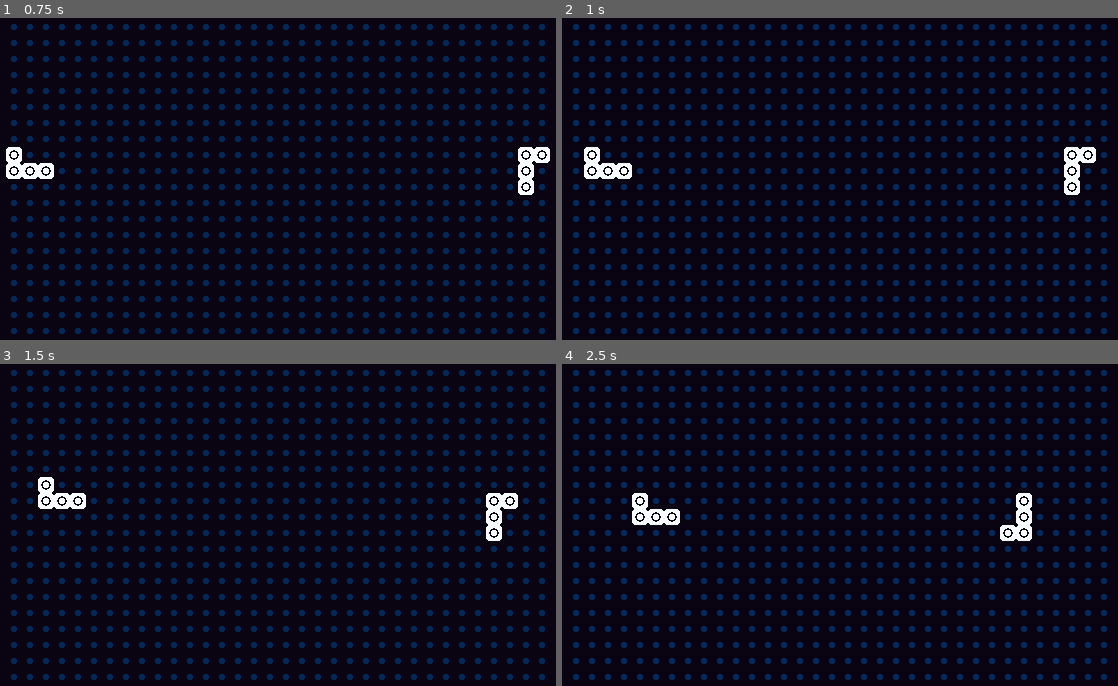
Above: before the commit, frames 1-4 (two rows, left to right).
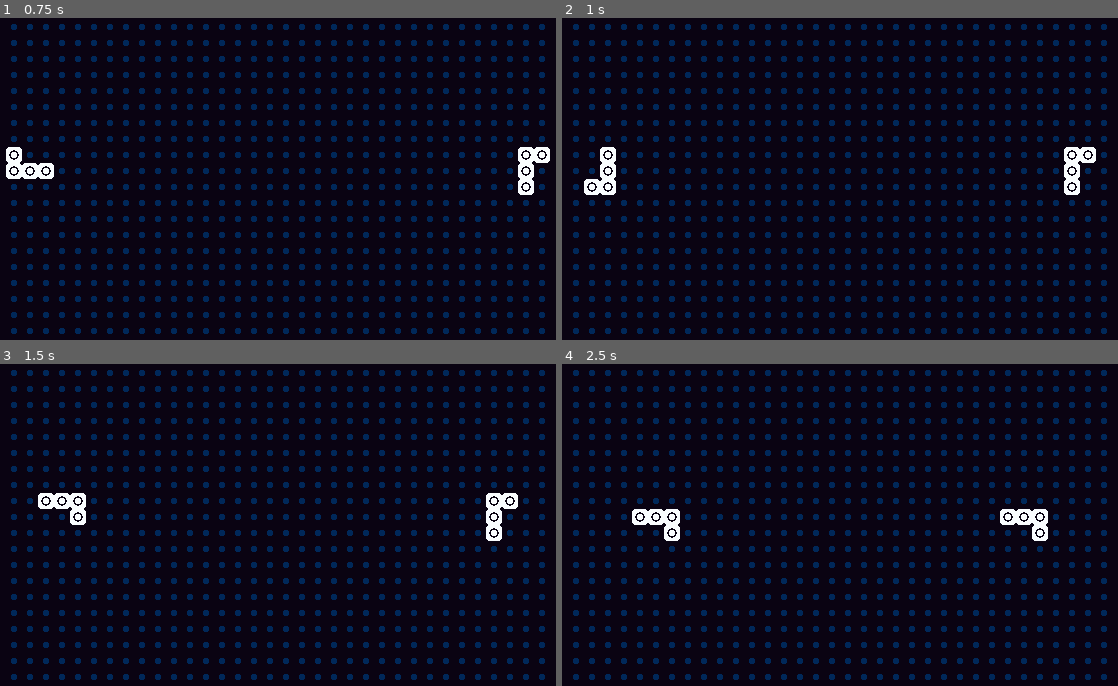
Above: after the commit, the same moments.

Repository: enricllagostera/coop-tetris
Game: Godot game, scene res://Matrix.tscn
The game is run twice, just before and just after one commit, with the same random seed, the same clock (stepped at 60 frames per second) and the same inputs.
Inputs (mouse positions are in pixels of both pictures, inside the frame that each line leads up to):
- Up to frame 1 (0.75 s): tap Enter at 0.5 s; move the mouse to (433, 159) at 0.52 s; hold W (pl_up) from 0.53 s (still down); tap A (pl_rot_c) at 0.6 s; click (433, 159) at 0.67 s
- Up to frame 2 (1 s): keep holding W (pl_up); tap E (pl_rot_cc) at 0.8 s
- Up to frame 3 (1.5 s): tap Space at 1.25 s; move the mouse to (133, 544) at 1.27 s; release W (pl_up) at 1.28 s; hold S (pl_down) from 1.28 s (still down); tap E (pl_rot_cc) at 1.35 s; click (133, 544) at 1.42 s
- Up to frame 4 (2.5 s): tap Right (pr_rot_c) at 1.55, 2.1 s; move the mouse to (912, 438) at 2.02 s; release S (pl_down) at 2.03 s; hold W (pl_up) from 2.03 s (still down); click (912, 438) at 2.17 s; tap P (pr_rot_cc) at 2.3 s

Frame 1 is identical in both runs. In frame 2, 0.7% of the frame differs, in the area x 3-13%, y 40-55%; in frame 3, 0.2%; in frame 4, 0.9%, in the area x 12-88%, y 40-55%.

Commit message:
gamepad support via HTML5 exprot

Diff:
--- a/Matrix.gd
+++ b/Matrix.gd
@@ -142,6 +142,7 @@
 
 
 func _ready():
+	Input.add_joy_mapping("00000000000000000000000000000000,XInput Controller,a:b0,b:b1,back:b6,dpdown:h0.4,dpleft:h0.8,dpright:h0.2,dpup:h0.1,guide:b10,leftshoulder:b4,leftstick:b8,lefttrigger:a2,leftx:a0,lefty:a1,rightshoulder:b5,rightstick:b9,righttrigger:a5,rightx:a3,righty:a4,start:b7,x:b2,y:b3,platform:Android,", true)
 	$TickTimer.wait_time = tick_interval
 	pieces = [0,0]
 	tetro_prefab = load("Tetro.tscn")
@@ -182,6 +183,11 @@
 	pass
 
 
+func _input(ev):
+	if ev is InputEventMouseButton or ev is InputEventJoypadButton:
+		OS.window_fullscreen = true
+	pass
+
 func _process(delta):
 	pieces[0].render()
 	pieces[1].render()
@@ -190,6 +196,8 @@
 		return
 	if Input.is_action_just_released("pl_rot_c"):
 		rotate_tetro(pieces[Game.Player.LEFT], true)
+	if Input.is_action_just_released("pl_rot_cc"):
+		rotate_tetro(pieces[Game.Player.LEFT], false)
 	if Input.is_action_just_released("pl_up"):
 		shift_tetro(pieces[Game.Player.LEFT], Game.Dir.R, Game.Player.LEFT)
 	if Input.is_action_just_released("pl_down"):
@@ -199,6 +207,8 @@
 
 	if Input.is_action_just_released("pr_rot_c"):
 		rotate_tetro(pieces[Game.Player.RIGHT], true)
+	if Input.is_action_just_released("pr_rot_cc"):
+		rotate_tetro(pieces[Game.Player.RIGHT], false)
 	if Input.is_action_just_released("pr_up"):
 		shift_tetro(pieces[Game.Player.RIGHT], Game.Dir.R, Game.Player.RIGHT)
 	if Input.is_action_just_released("pr_down"):
--- a/project.godot
+++ b/project.godot
@@ -34,51 +34,62 @@
 pl_up={
 "deadzone": 0.5,
 "events": [ Object(InputEventKey,"resource_local_to_scene":false,"resource_name":"","device":0,"alt":false,"shift":false,"control":false,"meta":false,"command":false,"pressed":false,"scancode":87,"unicode":0,"echo":false,"script":null)
+, Object(InputEventJoypadMotion,"resource_local_to_scene":false,"resource_name":"","device":0,"axis":1,"axis_value":-1.0,"script":null)
  ]
 }
 pl_down={
 "deadzone": 0.5,
 "events": [ Object(InputEventKey,"resource_local_to_scene":false,"resource_name":"","device":0,"alt":false,"shift":false,"control":false,"meta":false,"command":false,"pressed":false,"scancode":83,"unicode":0,"echo":false,"script":null)
+, Object(InputEventJoypadButton,"resource_local_to_scene":false,"resource_name":"","device":0,"button_index":13,"pressure":0.0,"pressed":false,"script":null)
+, Object(InputEventJoypadMotion,"resource_local_to_scene":false,"resource_name":"","device":0,"axis":1,"axis_value":1.0,"script":null)
  ]
 }
 pl_rot_c={
 "deadzone": 0.5,
 "events": [ Object(InputEventKey,"resource_local_to_scene":false,"resource_name":"","device":0,"alt":false,"shift":false,"control":false,"meta":false,"command":false,"pressed":false,"scancode":65,"unicode":0,"echo":false,"script":null)
+, Object(InputEventJoypadMotion,"resource_local_to_scene":false,"resource_name":"","device":0,"axis":0,"axis_value":-1.0,"script":null)
  ]
 }
 pl_rot_cc={
 "deadzone": 0.5,
 "events": [ Object(InputEventKey,"resource_local_to_scene":false,"resource_name":"","device":0,"alt":false,"shift":false,"control":false,"meta":false,"command":false,"pressed":false,"scancode":69,"unicode":0,"echo":false,"script":null)
+, Object(InputEventJoypadButton,"resource_local_to_scene":false,"resource_name":"","device":0,"button_index":4,"pressure":0.0,"pressed":false,"script":null)
  ]
 }
 pr_up={
 "deadzone": 0.5,
 "events": [ Object(InputEventKey,"resource_local_to_scene":false,"resource_name":"","device":0,"alt":false,"shift":false,"control":false,"meta":false,"command":false,"pressed":false,"scancode":16777232,"unicode":0,"echo":false,"script":null)
+, Object(InputEventJoypadMotion,"resource_local_to_scene":false,"resource_name":"","device":0,"axis":3,"axis_value":-1.0,"script":null)
  ]
 }
 pr_down={
 "deadzone": 0.5,
 "events": [ Object(InputEventKey,"resource_local_to_scene":false,"resource_name":"","device":0,"alt":false,"shift":false,"control":false,"meta":false,"command":false,"pressed":false,"scancode":16777234,"unicode":0,"echo":false,"script":null)
+, Object(InputEventJoypadMotion,"resource_local_to_scene":false,"resource_name":"","device":0,"axis":3,"axis_value":1.0,"script":null)
  ]
 }
 pr_rot_c={
 "deadzone": 0.5,
 "events": [ Object(InputEventKey,"resource_local_to_scene":false,"resource_name":"","device":0,"alt":false,"shift":false,"control":false,"meta":false,"command":false,"pressed":false,"scancode":16777233,"unicode":0,"echo":false,"script":null)
+, Object(InputEventJoypadMotion,"resource_local_to_scene":false,"resource_name":"","device":0,"axis":2,"axis_value":1.0,"script":null)
  ]
 }
 pr_rot_cc={
 "deadzone": 0.5,
 "events": [ Object(InputEventKey,"resource_local_to_scene":false,"resource_name":"","device":0,"alt":false,"shift":false,"control":false,"meta":false,"command":false,"pressed":false,"scancode":80,"unicode":0,"echo":false,"script":null)
+, Object(InputEventJoypadButton,"resource_local_to_scene":false,"resource_name":"","device":0,"button_index":5,"pressure":0.0,"pressed":false,"script":null)
  ]
 }
 pr_drop_soft={
 "deadzone": 0.5,
 "events": [ Object(InputEventKey,"resource_local_to_scene":false,"resource_name":"","device":0,"alt":false,"shift":false,"control":false,"meta":false,"command":false,"pressed":false,"scancode":16777231,"unicode":0,"echo":false,"script":null)
+, Object(InputEventJoypadMotion,"resource_local_to_scene":false,"resource_name":"","device":0,"axis":2,"axis_value":-1.0,"script":null)
  ]
 }
 pl_drop_soft={
 "deadzone": 0.5,
 "events": [ Object(InputEventKey,"resource_local_to_scene":false,"resource_name":"","device":0,"alt":false,"shift":false,"control":false,"meta":false,"command":false,"pressed":false,"scancode":68,"unicode":0,"echo":false,"script":null)
+, Object(InputEventJoypadMotion,"resource_local_to_scene":false,"resource_name":"","device":0,"axis":0,"axis_value":1.0,"script":null)
  ]
 }
 
Not shown, changed: .gitignore
